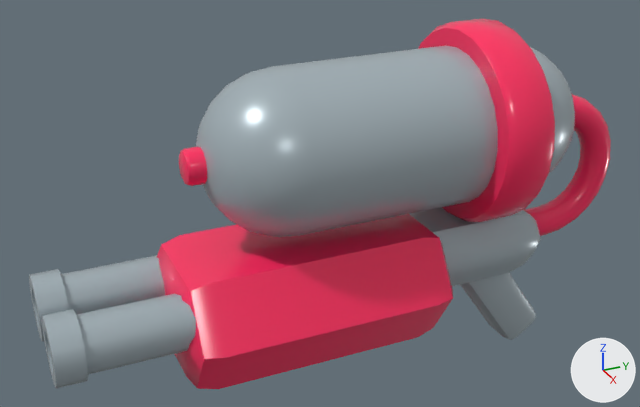
The glTF model Master's degree projects/Interactive Graphics/IG/assets/models/level2/road/ice/Mini-Game Variety Pack/Models/gltf/blaster_teamRed.gltf.glb, before and after one commit.
Rendered twice from a 50 mm camera at (1.526, -1.135, 1.092) aimed at (-0.045, -0.428, 0.307). Lighting does not change. The marker at lower right points along +X, +Y and +Z. Vertices at the same position are counted once.

In view in the first picture: 'blaster_teamRed'.
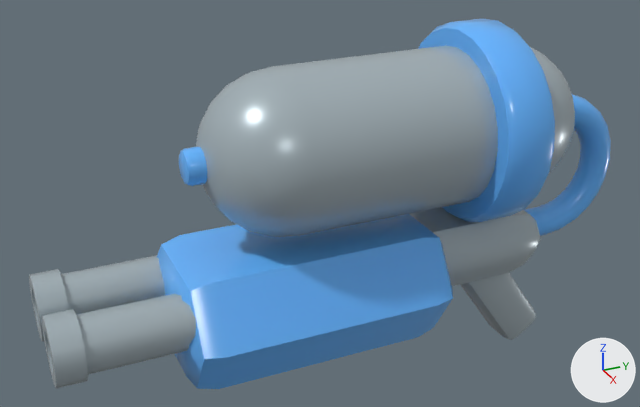
Pixel boxes (x1, y1, x2, y2) of what changed, in the pictures (640 x 407 px):
part 1 of me_sphere_038, recoloured (red to blue)
    both: (157, 19, 611, 389)

What changed in the scene script:
```text
Add mat_blue:
    mat_blue = principled_material('Blue')
    mat_blue.base_color = (0.127, 0.459, 1.0)  # blue #64b4ff
    mat_blue.roughness = 0.2
Change me_sphere_038:
    where me_sphere_038.from_pydata(...)  # 900 vertices, 1748 faces; spans x -0.215..0.215, y -1.027..0.303, z -0.116..0.672
    used by ob_blaster_teamred; location = (0.0, 0.0, 0.0)
    me_sphere_038 part 1: all 712 faces that had it switch from mat_red (red #ff2c60) to mat_blue (blue #64b4ff)
```
